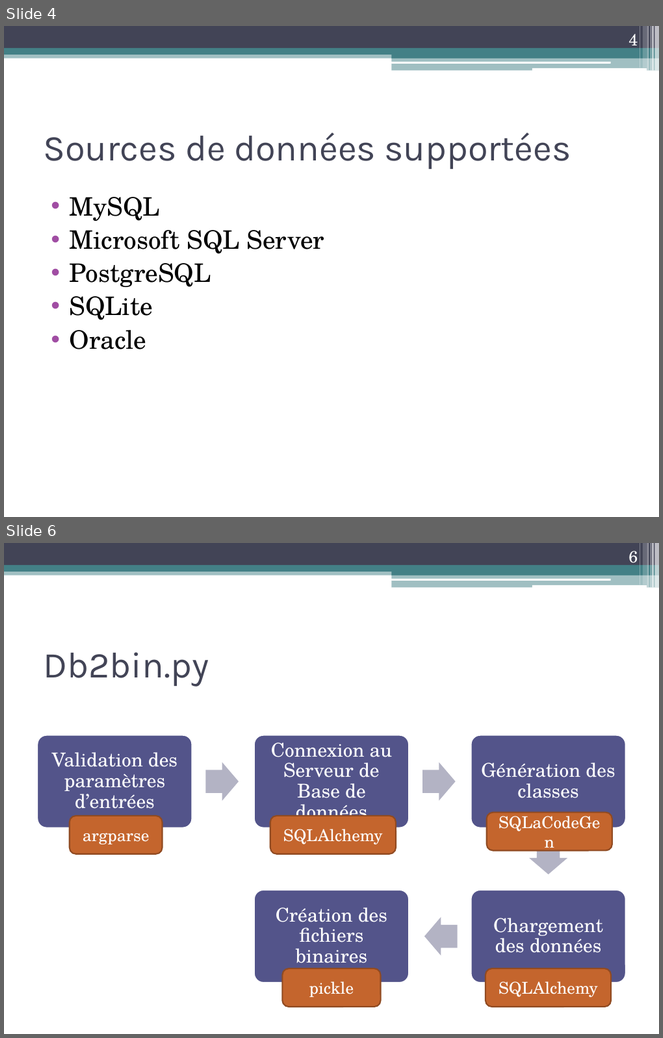
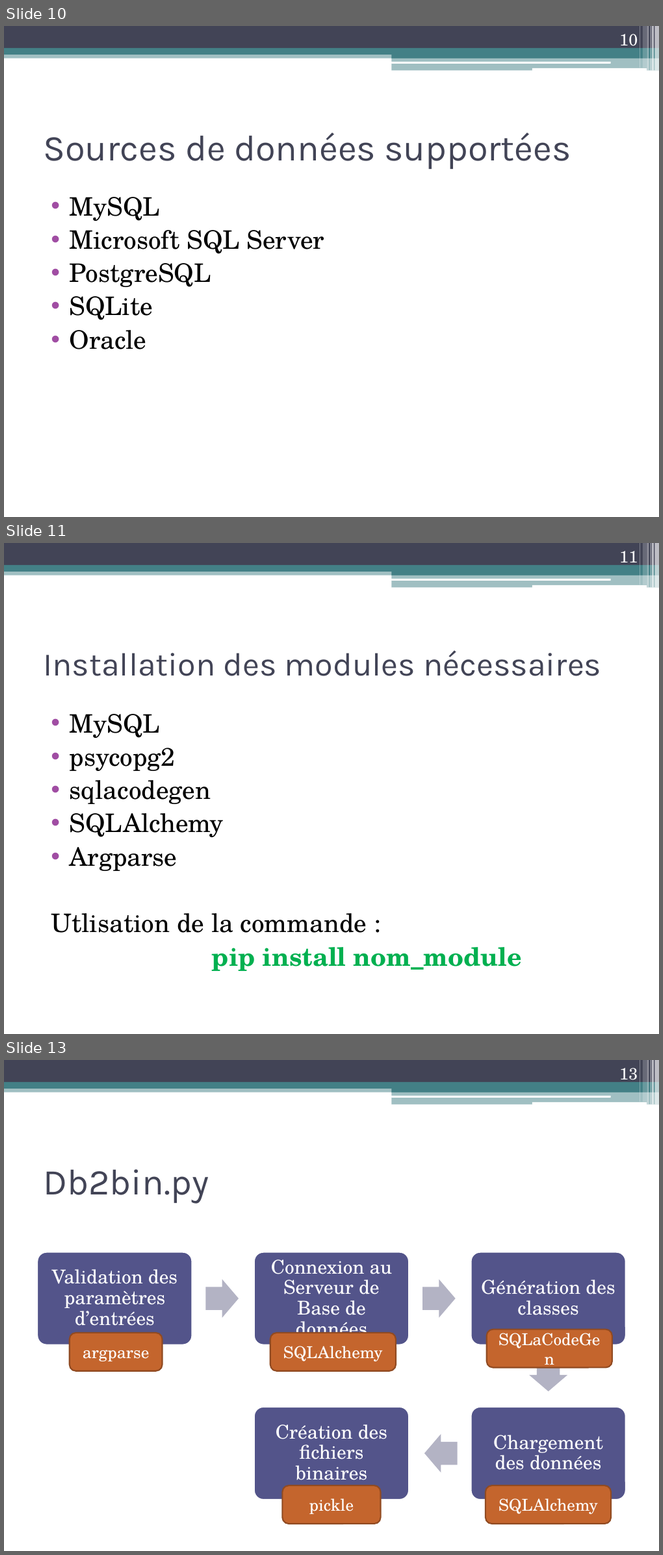
Before and after one commit to anunnakian/db2file, a slide deck: docs/dataMigrator.pptx. Shown one above the other, each under a label of ours: slides 4 and 6 before the commit, slides 10, 11 and 13 after it; the slides between them are not shown. The pictures are 663x1038 and 663x1555 pixels, drawn with LibreOffice and Linux fonts; fonts in the diff are those of the drawing. Boxes give left, top, right and bottom in pixels: in the first picture for what was removed or moved away, otherwise in the second. Text is boxed around its words. In the diff, an @@ line names an element or a change of style, - is before the commit and + after.

```diff
--- a/docs/dataMigrator.pptx
+++ b/docs/dataMigrator.pptx
@@ slide 11 added at (4,543,659,1034), background #FFFFFF; not listed: 13 template elements that a slide beside it also shows @@
@@ page number added at (620,551,638,568), 18 pt, text #FFFFFF @@
+11
@@ title added at (43,650,601,676), 36 pt, text #424456 @@
+Installation des modules nécessaires
@@ text added at (51,714,522,971), 28 pt, text #000000 @@
+• MySQL
+• psycopg2
+• sqlacodegen
+• SQLAlchemy
+• Argparse
+Utlisation de la commande :
+pip install nom_module
@@ what was slide 4 is now slide 10 @@
@@ page number at (620,34,638,51): text changed @@
-4
+10
@@ what was slide 6 is now slide 13 @@
@@ page number at (620,1068,638,1085): text changed @@
-6
+13
```
Also in this commit, not shown: 4 slides changed, 13 other slides added, 2 slides removed.
